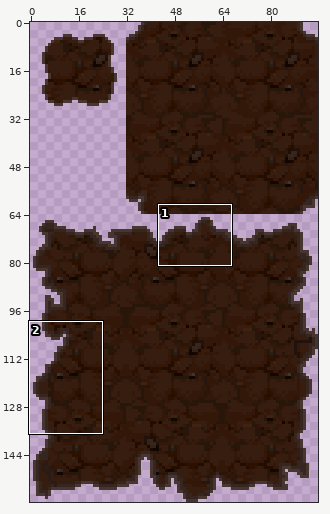
Two states of a sprite sheet, Assets/Sprites/Background/Tier01/Tier01_backtile00.png. The picture above shows the old version from afar; the outline marks the close-up.
Close-up. Before:
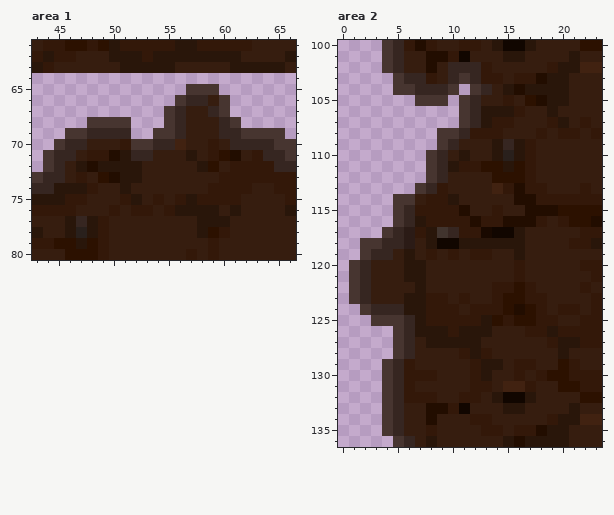
The file is 96x160 pixels. Colours within 5 levels of each other are drawn and written as one. Shown: area 1: x 43..66, y 61..80; area 2: x 0..23, y 100..136. The commit also changed other parts of the picture, which this record leaves out.
The same view after the edit:
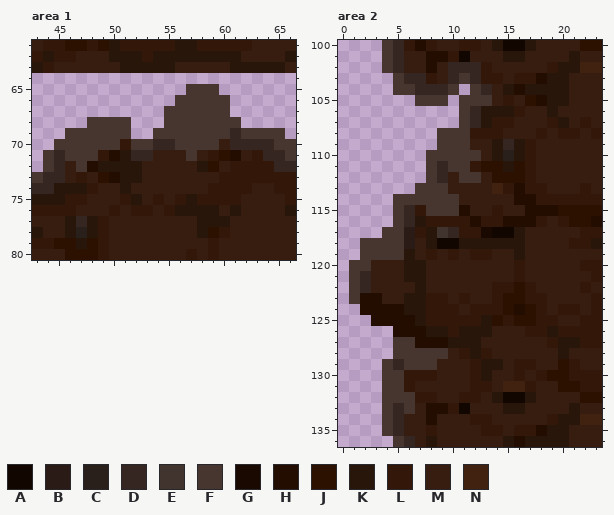
Palette (. is transparent): A #110600  B #2b1b16  C #29201c  D #362621  E #41342e  F #473530  G #190900  H #220d00  J #2c1100  K #29160a  L #331809  M #361d0f  N #412211
From old to new:
--- area 1
@@ x 43..66 @@
 65 ..............FFF.......
-66 .............FDDMF......
-67 ............FDMMDF......
-68 .....FFFF...FDMMMDF.....
-69 ...FFDDDD..FFDMMMDDFFFF.
-70 ..FDDMMMLFFDDNMMLMDDDDFF
-71 .FDDMLLHKDDMMMKMLJHMLDDF
-72 .FDMKHKKKKMMMMMKJMLLLLDD
+66 .............FFFFF......
+67 ............FFFFFF......
+68 .....FFFF...FFFFFFF.....
+69 ...FFFFFF..FFFFFFFDFFFF.
+70 ..FFFFFFLFFDDFFFFMDDDDFF
+71 .FDFFFLHKDDMMMFMLJHMLDDF
+72 .FDMFHKKKKMMMMMKJMLLLLDD
 73 FDDMLMJHKKMMMMMMMLLLLLLL
--- area 2
@@ x 0..15 @@
 104 .....FFDDDF.FDMK
-105 .......FFF.FDMML
+105 .......FFF.FFFML
 106 ...........FDKKK
 107 ...........FDKLL
-108 .........FFDLLLM
-109 .........FDMMMKD
-110 ........FDMKMMKC
-111 ........FDKLLJJK
-112 ........FDMMMMJJ
-113 .......FDLMMMMNL
-114 .....FFMLLKMMMMM
-115 .....FDLLLLHMMLM
+108 .........FFFLLLM
+109 .........FFFMMKD
+110 ........FFFFFMKC
+111 ........FDFFLJJK
+112 ........FDMFFMJJ
+113 .......FFFMMMMNL
+114 .....FFFFFFMMMMM
+115 .....FDLFFFHMMLM
 116 .....FDKLLLLHLLH
-117 ....FDBLKEDLLGAA
-118 ..FFDDBMKAAKKKKK
-119 ..FDDMKMLMLMLLMM
-120 .FDMMMKKMMMMMMMM
+117 ....FFBLKEDLLGAA
+118 ..FFFFBMKAAKKKKK
+119 ..FFFFKMLMLMLLMM
+120 .FFMMMKKMMMMMMMM
 121 .FDMMMKKMMMMMMMM
 122 .FDMMMMKMMMMMMLL
-123 .FDMMMKKLLMLMMLJ
-124 ..FDDDKKLLLMLLLJ
-125 ...FFFDKLLLLLKJL
-126 .....FDKKKLKKKMM
-127 .....FDMKKKKKMMM
-128 .....FDMMMMLKLMM
-129 ....FDLMMMMMLKKM
-130 ....FDLLLMMMLKMM
-131 ....FDLMMMMMLLMN
-132 ....FDLLLMMLLMKA
-133 ....FDMMHHLAMMMK
+123 .FHHMMKKLLMLMMLJ
+124 ..HHHHKKLLLMLLLJ
+125 ...HHHHKLLLLLKJL
+126 .....HHHKKLKKKMM
+127 .....FFHHHKKKMMM
+128 .....FFFFFMLKLMM
+129 ....FDFFFMMMLKKM
+130 ....FFLLLMMMLKMM
+131 ....FFLMMMMMLLMN
+132 ....FFFLLMMLLMKA
+133 ....FDFMHHLAMMMK
 134 ....FDMMHMMMLLMM
Where, in picture pixels (left, top, right, bottom), the same in both close-ups:
changed: (175, 95, 230, 161)
changed: (65, 128, 131, 172)
changed: (360, 95, 492, 414)
